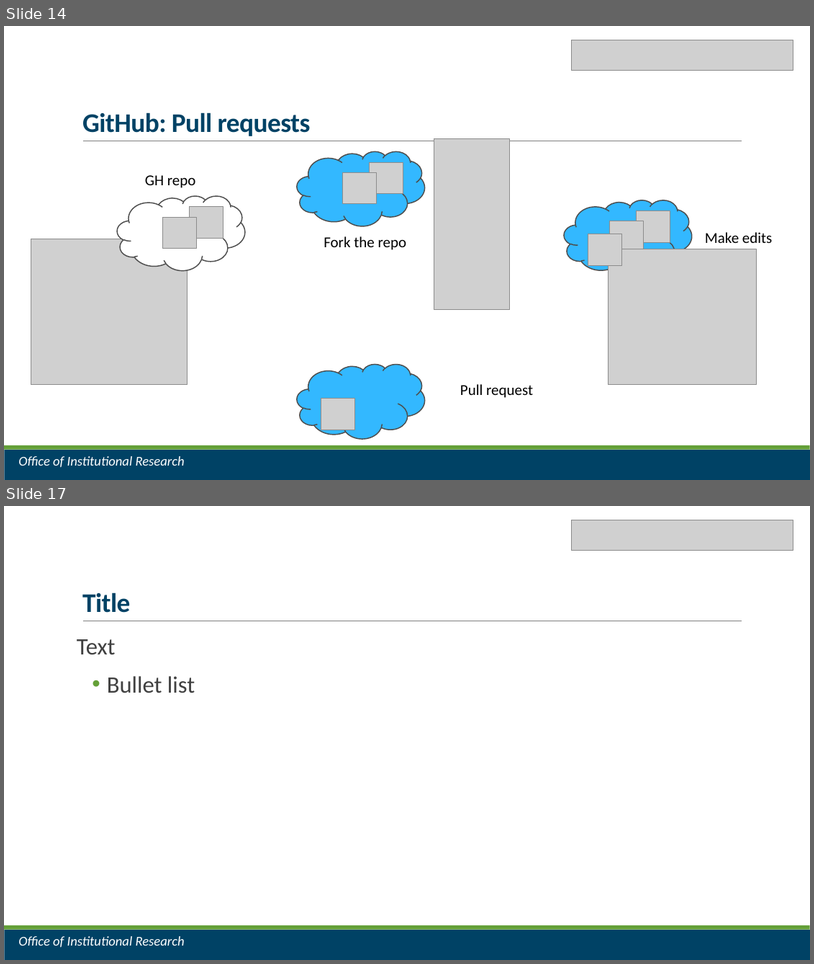
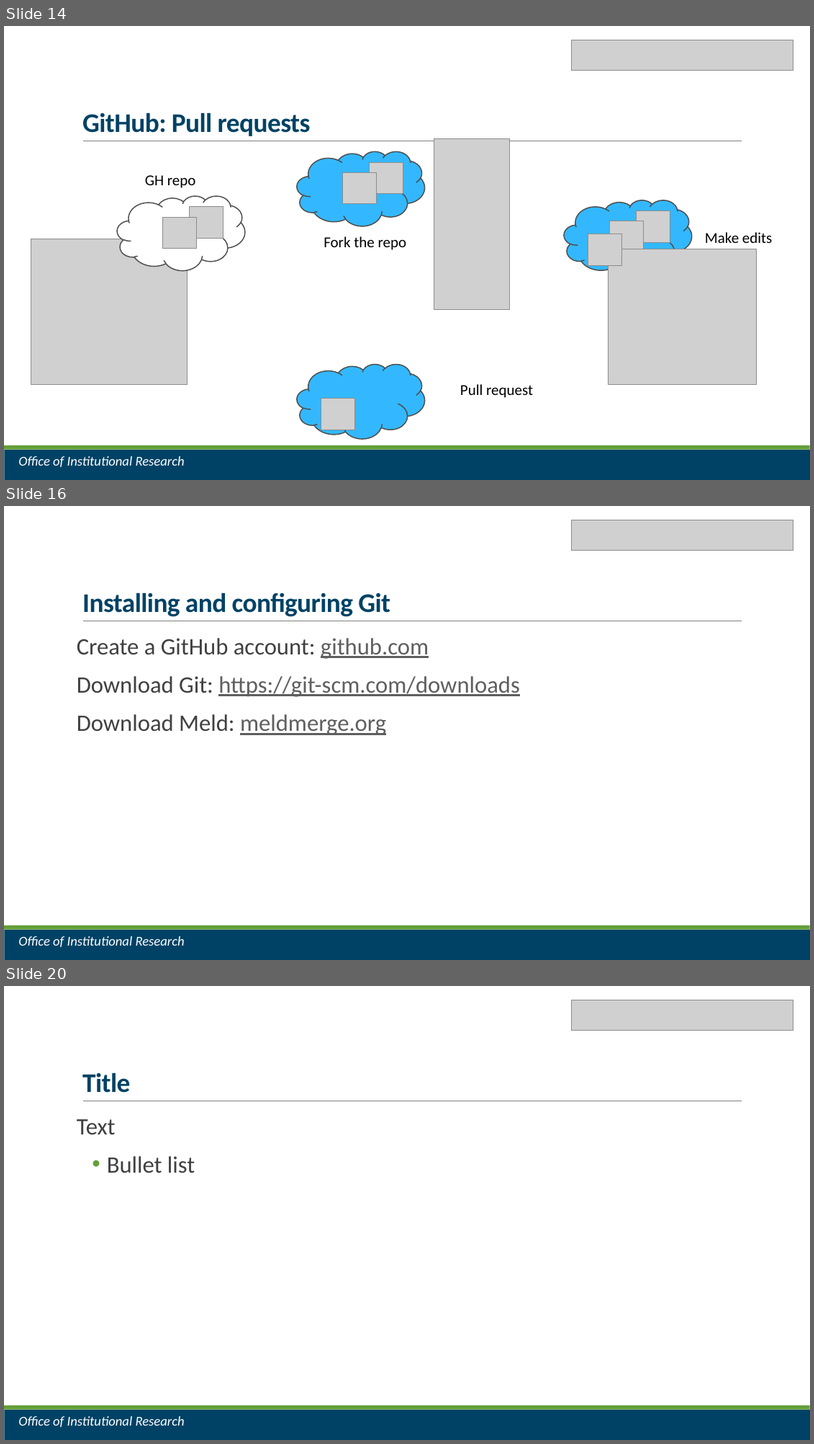
Before and after one commit to jrf1111/Do-You-Git-It-Now, a slide deck: Do You Git It Now.pptx. Shown one above the other, each under a label of ours: slides 14 and 17 before the commit, slides 14, 16 and 20 after it; the slides between them are not shown. The pictures are 814x964 and 814x1444 pixels, drawn with LibreOffice and Linux fonts; fonts in the diff are those of the drawing; grey boxes stand for pictures. Boxes give left, top, right and bottom in pixels: in the first picture for what was removed or moved away, otherwise in the second. Text is boxed around its words. In the diff, an @@ line names an element or a change of style, - is before the commit and + after.

Commit message:
add install and config section

```diff
--- a/Do You Git It Now.pptx
+++ b/Do You Git It Now.pptx
@@ slide 16 added at (x1=4, y1=506, x2=810, y2=960), background #FFFFFF; not listed: 3 template elements that a slide beside it also shows @@
@@ picture added at (x1=572, y1=520, x2=794, y2=550) @@
@@ title added at (x1=82, y1=592, x2=391, y2=617), 32 pt, text #004265, bold @@
+Installing and configuring Git
@@ text added at (x1=77, y1=638, x2=520, y2=735), 28 pt, text #5F5F5F, underline @@
+Create a GitHub account: github.com
+Download Git: https://git-scm.com/downloads
+Download Meld: meldmerge.org
@@ text added at (x1=18, y1=936, x2=185, y2=947), 16 pt, text #FFFFFF, italic @@
+Office of Institutional Research
@@ what was slide 17 is now slide 20 @@
```
Also in this commit, not shown: 1 slide changed, 7 other slides added.
